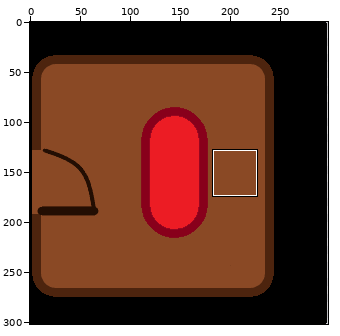
Sprite sheet: src/GameBoard/tiles_images/W.png. The first picture is a wide view before the edit; the outline marks the close-up.
Close-up. The starting point:
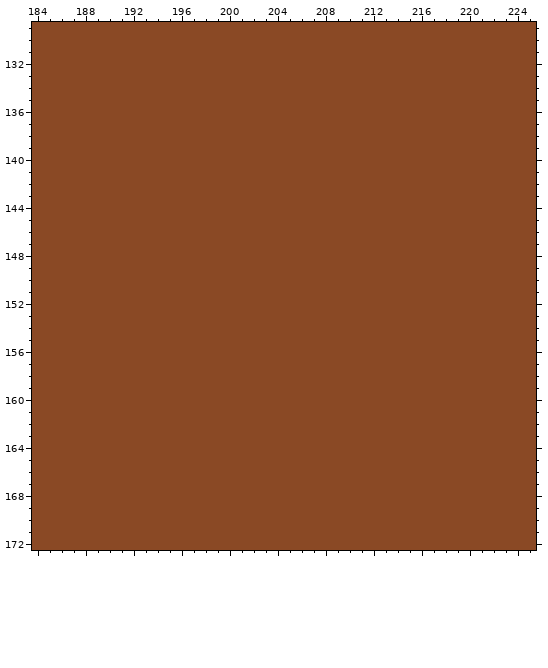
The file is 298x302 pixels. Colours within 5 levels of each other are drawn and written as one. Shown: x 184..225, y 129..172. The commit also changed other parts of the picture, which this record leaves out.
Now the later version:
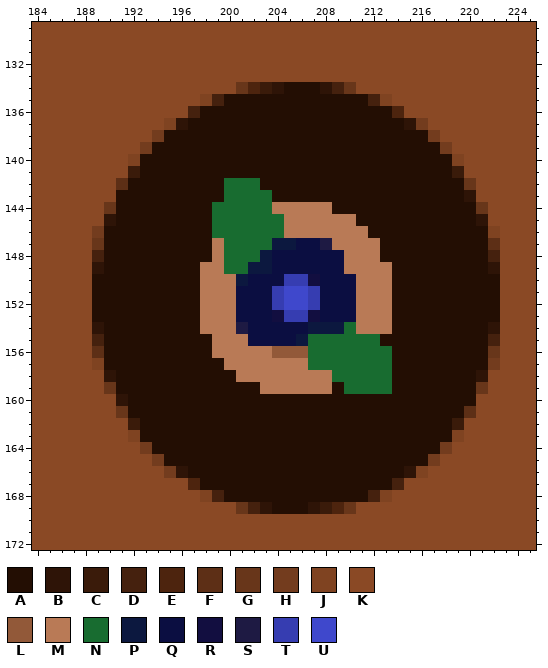
Palette (. is transparent): A #230e03  B #2e1407  C #3a1b0a  D #45210e  E #4d240e  F #5d2f16  G #68361a  H #733c1e  J #7f4321  K #8a4925  L #925939  M #b97a56  N #186c30  P #0c183f  Q #0b0e41  R #120e40  S #1e1a43  T #363db1  U #3f48cc
Edits made:
Changed rows in their new state; - is an unchanged pixel.
first column x 189:
134 ------------GECBAAABDG------------
135 ---------JDAAAAAAAAAAAADJ---------
136 --------DAAAAAAAAAAAAAAAAE--------
137 ------JBAAAAAAAAAAAAAAAAAABH------
138 -----HAAAAAAAAAAAAAAAAAAAAAAH-----
139 ----HAAAAAAAAAAAAAAAAAAAAAAAAH----
140 ---JAAAAAAAAAAAAAAAAAAAAAAAAAAJ---
141 ---CAAAAAAAAAAAAAAAAAAAAAAAAAAC---
142 --FAAAAAAAANNNAAAAAAAAAAAAAAAAAG--
143 --AAAAAAAAANNNNAAAAAAAAAAAAAAAAB--
144 -GAAAAAAAANNNNNMMMMMAAAAAAAAAAAAG-
145 -BAAAAAAAANNNNNNMMMMMMAAAAAAAAAAB-
146 HAAAAAAAAANNNNNNMMMMMMMAAAAAAAAAAJ
147 GAAAAAAAAAMNNNNPPQQSMMMMAAAAAAAAAF
148 DAAAAAAAAAMNNNPQQQQQQMMMAAAAAAAAAD
149 BAAAAAAAAMMNNPPQQQQQQMMMMAAAAAAAAB
150 AAAAAAAAAMMMPQQQTTRQQQMMMAAAAAAAAA
151 AAAAAAAAAMMMQQQTUUTQQQMMMAAAAAAAAA
152 AAAAAAAAAMMMQQQTUUTQQQMMMAAAAAAAAA
153 AAAAAAAAAMMMQQQRTTRQQQMMMAAAAAAAAA
154 BAAAAAAAAMMMSQQQQQPPPNMMMAAAAAAAAB
155 DAAAAAAAAAMMMQQQQPNNNNNNAAAAAAAAAD
156 FAAAAAAAAAMMMMMLLLNNNNNNNAAAAAAAAG
157 JAAAAAAAAAAMMMMMMMNNNNNNNAAAAAAAAH
158 -BAAAAAAAAAAMMMMMMMMNNNNNAAAAAAAB-
159 -GAAAAAAAAAAAAMMMMMMANNNNAAAAAAAG-
160 --BAAAAAAAAAAAAAAAAAAAAAAAAAAAAA--
161 --GAAAAAAAAAAAAAAAAAAAAAAAAAAAAF--
162 ---CAAAAAAAAAAAAAAAAAAAAAAAAAAC---
163 ---JAAAAAAAAAAAAAAAAAAAAAAAAAAJ---
164 ----HAAAAAAAAAAAAAAAAAAAAAAAAH----
165 -----HAAAAAAAAAAAAAAAAAAAAAAH-----
166 ------HBAAAAAAAAAAAAAAAAAABJ------
167 --------EAAAAAAAAAAAAAAAAD--------
168 ---------JDAAAAAAAAAAAADJ---------
169 ------------GDBAAABCEG------------
Boxes around the changes in both close-ups, in picture pixels (x1, y1, x2, y2):
changed: (92, 82, 500, 514)
